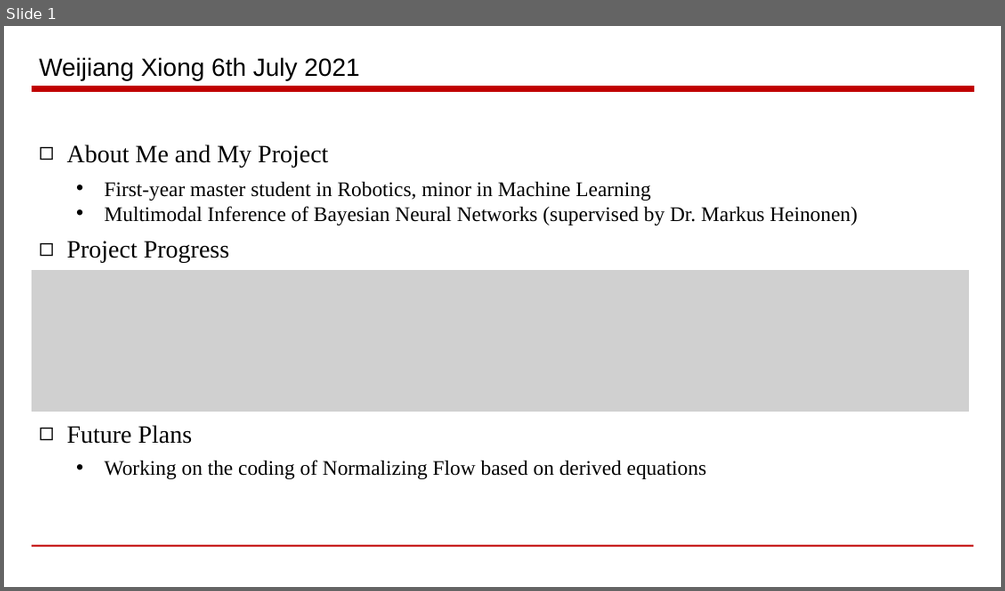
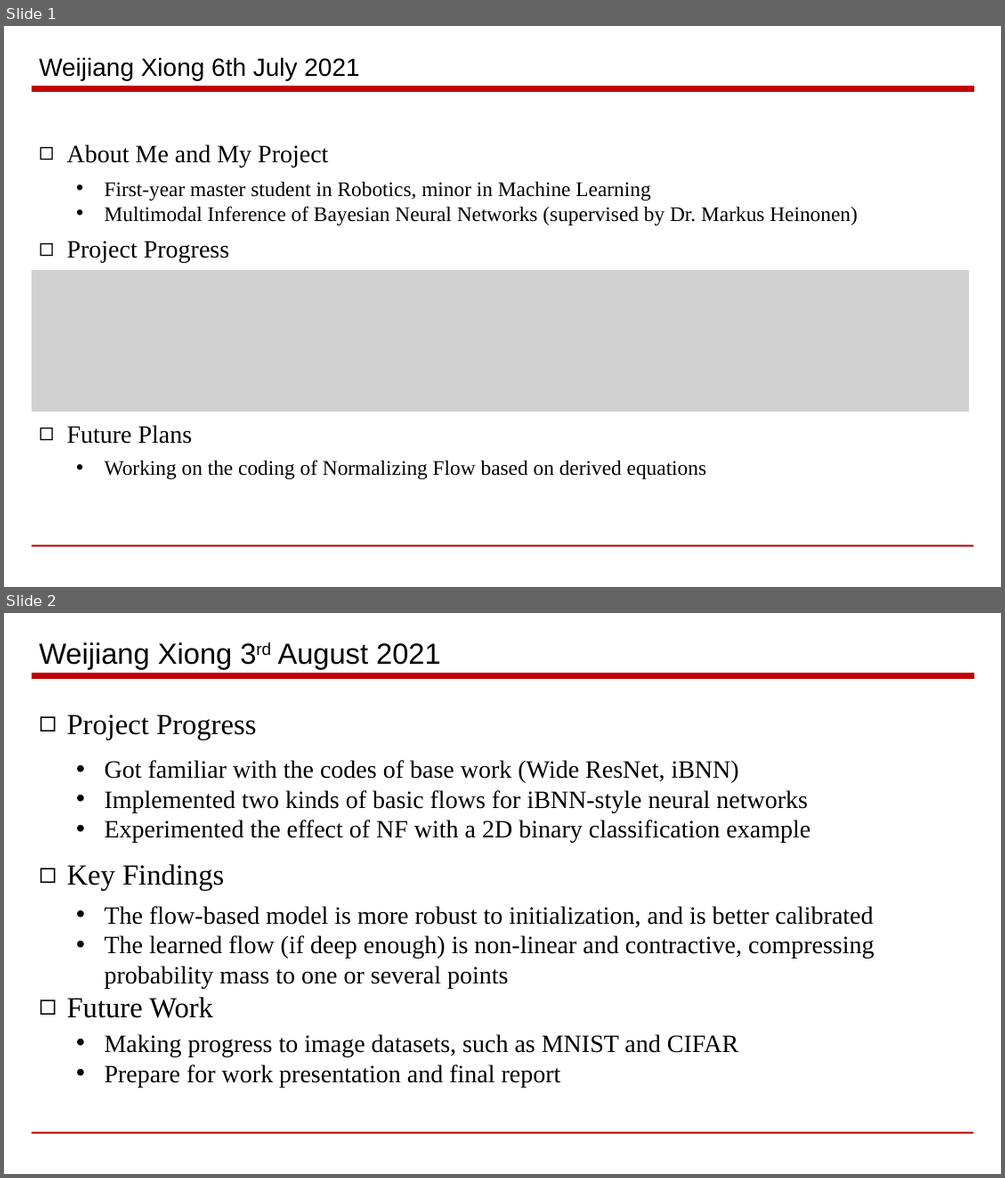
Before and after one commit to Weijiang-Xiong/iBNN_NF, a slide deck: updates/monthly briefing.pptx. Shown one above the other, each under a label of ours: slide 1 before the commit, slides 1 and 2 after it. The pictures are 1005x591 and 1005x1178 pixels, drawn with LibreOffice and Linux fonts; fonts in the diff are those of the drawing; grey boxes stand for pictures. Boxes give left, top, right and bottom in pixels: in the first picture for what was removed or moved away, otherwise in the second. Text is boxed around its words. In the diff, an @@ line names an element or a change of style, - is before the commit and + after.

```diff
--- a/updates/monthly briefing.pptx
+++ b/updates/monthly briefing.pptx
@@ slide 2 added at <box>4,613,1001,1174</box>, background #FFFFFF; not listed: 2 template elements that a slide beside it also shows @@
@@ title added at <box>39,642,441,669</box>, 28 pt, text #000000 @@
+Weijiang Xiong 3rd August 2021
@@ text added at <box>67,714,256,739</box>, 28 pt, text #000000 @@
+◻ Project Progress
@@ text added at <box>105,760,810,843</box>, 24 pt, text #000000 @@
+  • Got familiar with the codes of base work (Wide ResNet, iBNN)
+  • Implemented two kinds of basic flows for iBNN-style neural networks
+  • Experimented the effect of NF with a 2D binary classification example
@@ text added at <box>67,864,224,891</box>, 28 pt, text #000000 @@
+◻ Key Findings
@@ text added at <box>105,906,874,989</box>, 24 pt, text #000000 @@
+  • The flow-based model is more robust to initialization, and is better calibrated
+  • The learned flow (if deep enough) is non-linear and contractive, compressing probability mass to one or several points
@@ text added at <box>67,997,213,1018</box>, 28 pt, text #000000 @@
+◻ Future Work
@@ text added at <box>105,1034,738,1086</box>, 24 pt, text #000000 @@
+  • Making progress to image datasets, such as MNIST and CIFAR
+  • Prepare for work presentation and final report
```
Also in this commit, not shown: 2 other files.
